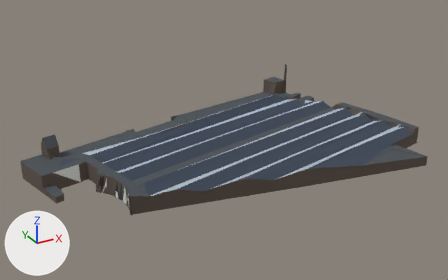
The glTF model public/canal-drive/models/tramremise-lekstraat.lod2.glb as it was, and as the next commit left it.
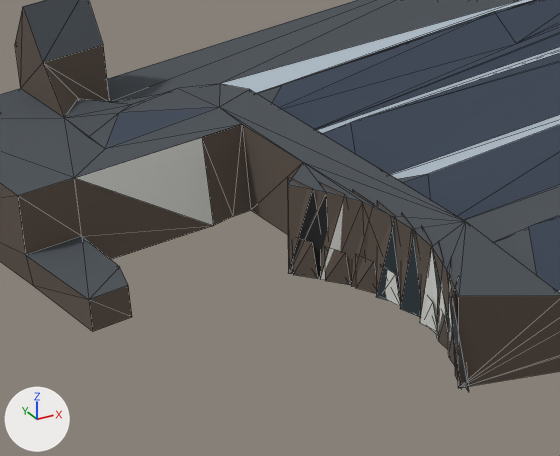
Each version is shown whole from a camera (50 mm lens) standing at (-140.0, -260.0, 147.0) and looking at (11.0, 15.0, 9.0), then close up on the part from 8% to 34% of the width and 49% to 82% of the height. Arrows for +X, +Y and +Z are at lower left; the lights stay in place. The older version's two pictures come first. The close-ups show mesh edges as thin lines. Where no turn or scale is listed for an object, it has been applied to the vertices. Vertices at exactly the same position are counted once.

The older version as bpy lines, for what is in view:
```python
mat_material_4 = principled_material('Material_4')
mat_material_4.base_color = (0.397, 0.412, 0.381)  # grey #a9aca6
mat_material_4.roughness = 1.0
mat_material_5 = principled_material('Material_5')
mat_material_5.base_color = (0.0273, 0.0423, 0.0513)  # dark blue #2e3a40
mat_material_5.roughness = 1.0
mat_material_6 = principled_material('Material_6')
mat_material_6.base_color = (0.753, 0.76, 0.716)  # light grey #e1e2dc
mat_material_6.roughness = 1.0
mat_material_7 = principled_material('Material_7')
mat_material_7.base_color = (0.0762, 0.141, 0.117)  # greyish green #4e6960
mat_material_7.roughness = 1.0
me_lod2 = bpy.data.meshes.new('lod2')
me_lod2.from_pydata(...)  # 312 vertices, 483 faces; spans x -105.0..105.0, y -65.0..65.0, z -13.0..13.0
me_lod2.materials.append(mat_material_0)  # brown #5e5249
me_lod2.materials.append(mat_material_8)  # black #262626
me_lod2.materials.append(mat_material_6)  # light grey #e1e2dc
me_lod2.materials.append(mat_material_5)  # dark blue #2e3a40
me_lod2.materials.append(mat_material_1)  # dark blue #3d4757
me_lod2.materials.append(mat_material_7)  # greyish green #4e6960
me_lod2.materials.append(mat_material_3)  # dark grey #4b5157
me_lod2.materials.append(mat_material_2)  # light grey #b3c0cb
me_lod2.materials.append(mat_material_4)  # grey #a9aca6
ob_lod2 = bpy.data.objects.new('lod2', me_lod2)
ob_lod2.location = (11.75, 16.54, 13.07)
```
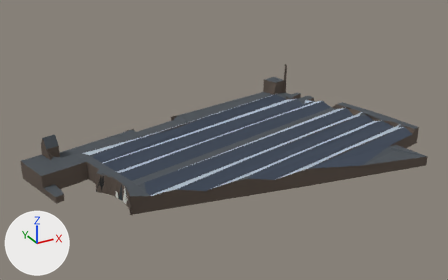
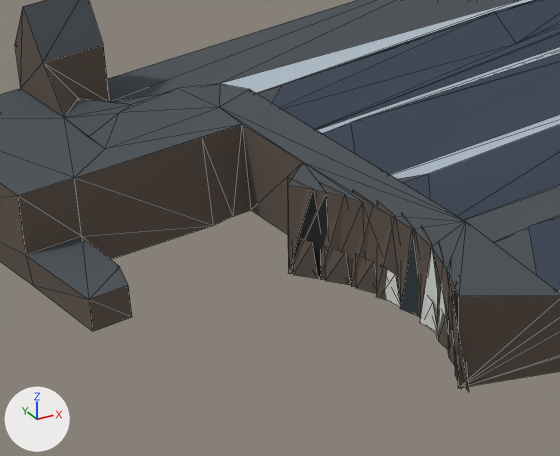
Edits to the bpy script that builds the scene:
```text
Change mat_material_6:
    mat_material_6.base_color: (0.753, 0.76, 0.716) -> (0.0762, 0.141, 0.117)  # light grey #e1e2dc -> greyish green #4e6960
Change mat_material_5:
    mat_material_5.base_color: (0.0273, 0.0423, 0.0513) -> (0.753, 0.76, 0.716)  # dark blue #2e3a40 -> light grey #e1e2dc
Change mat_material_7:
    mat_material_7.base_color: (0.0762, 0.141, 0.117) -> (0.0194, 0.0194, 0.0194)  # greyish green #4e6960 -> black #262626
Change mat_material_4:
    mat_material_4.base_color: (0.397, 0.412, 0.381) -> (0.0273, 0.0423, 0.0513)  # grey #a9aca6 -> dark blue #2e3a40
Change me_lod2:
    where me_lod2.from_pydata(...)  # 312 vertices, 483 faces; spans x -105.0..105.0, y -65.0..65.0, z -13.0..13.0
    used by ob_lod2; location = (11.75, 16.54, 13.07)
    remove me_lod2.materials.append(mat_material_8)  # black #262626
    me_lod2 part 1
    me_lod2.vertices[238].co: (-70.0, -20.0, -9.0) -> (-68.0, -28.0, -9.0)  # pixel (395, 274) -> not seen
    me_lod2.vertices[239].co: (-69.0, -20.0, -13.0) -> (-69.0, -28.0, -13.0)  # pixel (400, 306) -> pixel (438, 340)
    me_lod2.vertices[240].co: (-70.0, -18.0, -9.0) -> (-69.0, -31.0, -9.0)  # pixel (380, 264) -> pixel (445, 318)
    me_lod2.vertices[241].co: (-68.0, -28.0, -9.0) -> (-68.0, -31.0, -13.0)
    me_lod2.vertices[242].co: (-69.0, -28.0, -13.0) -> (-68.0, -32.0, -9.0)  # pixel (438, 340) -> not seen
    me_lod2.vertices[243].co: (-69.0, -31.0, -9.0) -> (-69.0, -32.0, -13.0)  # pixel (445, 318) -> pixel (448, 357)
    me_lod2.vertices[244].co: (-68.0, -31.0, -13.0) -> (-69.0, -34.0, -9.0)  # not seen -> pixel (452, 336)
    me_lod2.vertices[245].co: (-68.0, -32.0, -9.0) -> (-69.0, -34.0, -13.0)
    me_lod2.vertices[246].co: (-69.0, -32.0, -13.0) -> (-69.0, -35.0, -9.0)  # pixel (448, 357) -> not seen
    me_lod2.vertices[247].co: (-69.0, -34.0, -9.0) -> (-69.0, -35.0, -13.0)  # pixel (452, 336) -> pixel (455, 375)
    me_lod2.vertices[248].co: (-69.0, -34.0, -13.0) -> (-70.0, -38.0, -9.0)  # not seen -> pixel (455, 355)
    me_lod2.vertices[249].co: (-69.0, -35.0, -9.0) -> (-70.0, -38.0, -13.0)  # not seen -> pixel (461, 389)
    me_lod2.vertices[250].co: (-69.0, -35.0, -13.0) -> (101.0, -26.0, -8.0)  # pixel (455, 375) -> not seen
    me_lod2.vertices[251].co: (-70.0, -38.0, -9.0) -> (102.0, -26.0, -13.0)  # pixel (455, 355) -> not seen
    me_lod2.vertices[252].co: (-70.0, -38.0, -13.0) -> (101.0, -23.0, -8.0)  # pixel (461, 389) -> not seen
    me_lod2.vertices[273].co: (-76.0, -9.0, -9.0) -> (-75.0, -11.0, -13.0)  # not seen -> pixel (317, 278)
    me_lod2.vertices[274].co: (-76.0, -9.0, -13.0) -> (-68.0, -28.0, -13.0)  # pixel (293, 274) -> not seen
    me_lod2.vertices[275].co: (-75.0, -11.0, -9.0) -> (-70.0, -18.0, -9.0)  # pixel (312, 242) -> pixel (380, 264)
    me_lod2.vertices[276].co: (-75.0, -11.0, -13.0) -> (-70.0, -17.0, -13.0)  # pixel (317, 278) -> not seen
    me_lod2.vertices[277].co: (-68.0, -28.0, -13.0) -> (-70.0, -20.0, -9.0)  # not seen -> pixel (395, 274)
    me_lod2.vertices[278].co: (-70.0, -17.0, -13.0) -> (-69.0, -20.0, -13.0)  # not seen -> pixel (400, 306)
    me_lod2.vertices[303].co: (-77.0, 12.0, -3.0) -> (76.0, 29.0, -6.0)  # pixel (219, 107) -> not seen
    me_lod2.vertices[304].co: (-86.0, 16.0, -4.0) -> (-5.0, 37.0, -5.0)  # pixel (119, 112) -> not seen
    me_lod2 part 2: 4 faces spanning x -94.0..-5.0, y -35.0..47.0, z -13.0..-3.0 switch from mat_material_6 (light grey #e1e2dc) to mat_material_0 (brown #5e5249)
    me_lod2 part 3: 5 faces spanning x -86.0..-38.0, y -39.0..40.0, z -13.0..-3.0 switch from mat_material_5 (dark blue #2e3a40) to mat_material_0 (brown #5e5249)
```

Changed parts and their boxes (x1, y1, x2, y2) in the close-ups (560 x 456 px; the box of a moved part takes in the faces that stretch with it):
'lod2', recoloured, reshaped: (0, 0, 560, 392) in both
part 1 of me_lod2, moved or reshaped: before (65, 84, 465, 388); after (385, 250, 461, 388)
part 2 of me_lod2, recoloured: (76, 137, 454, 355) in both
part 3 of me_lod2, recoloured: (377, 219, 468, 390) in both
